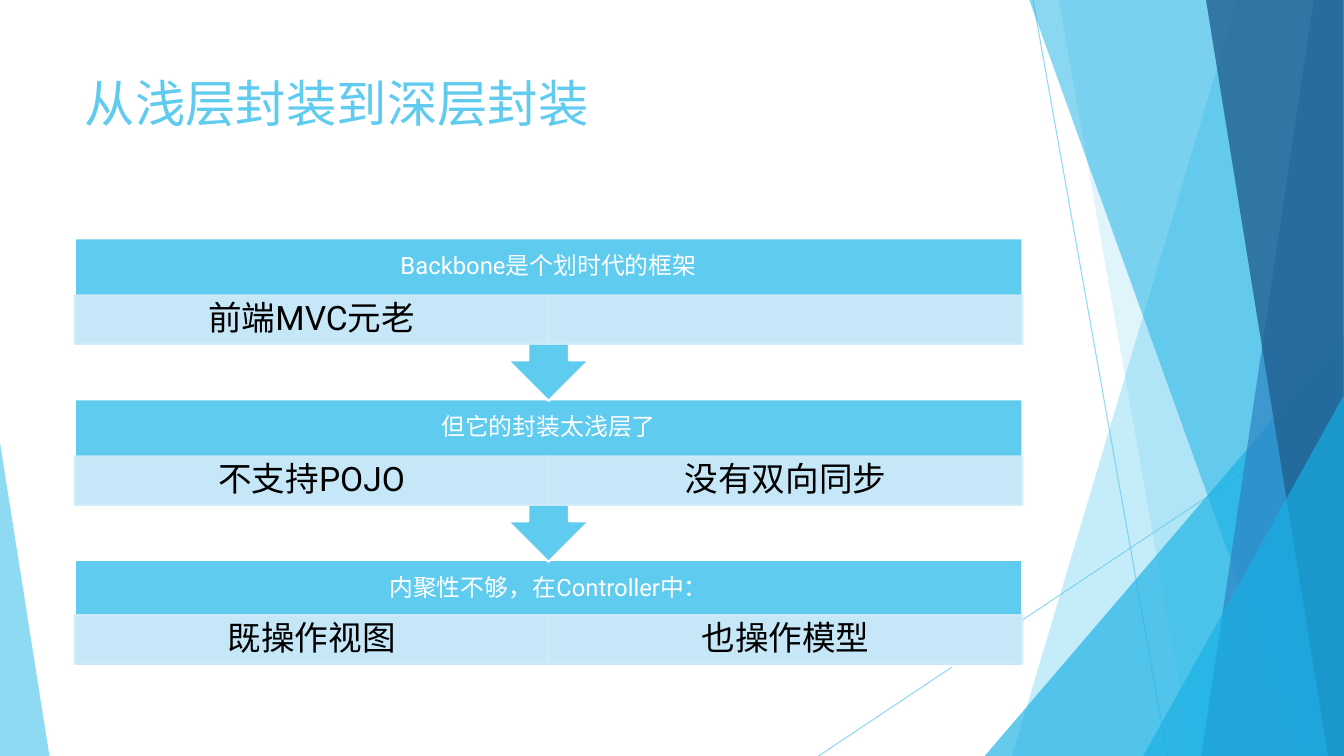
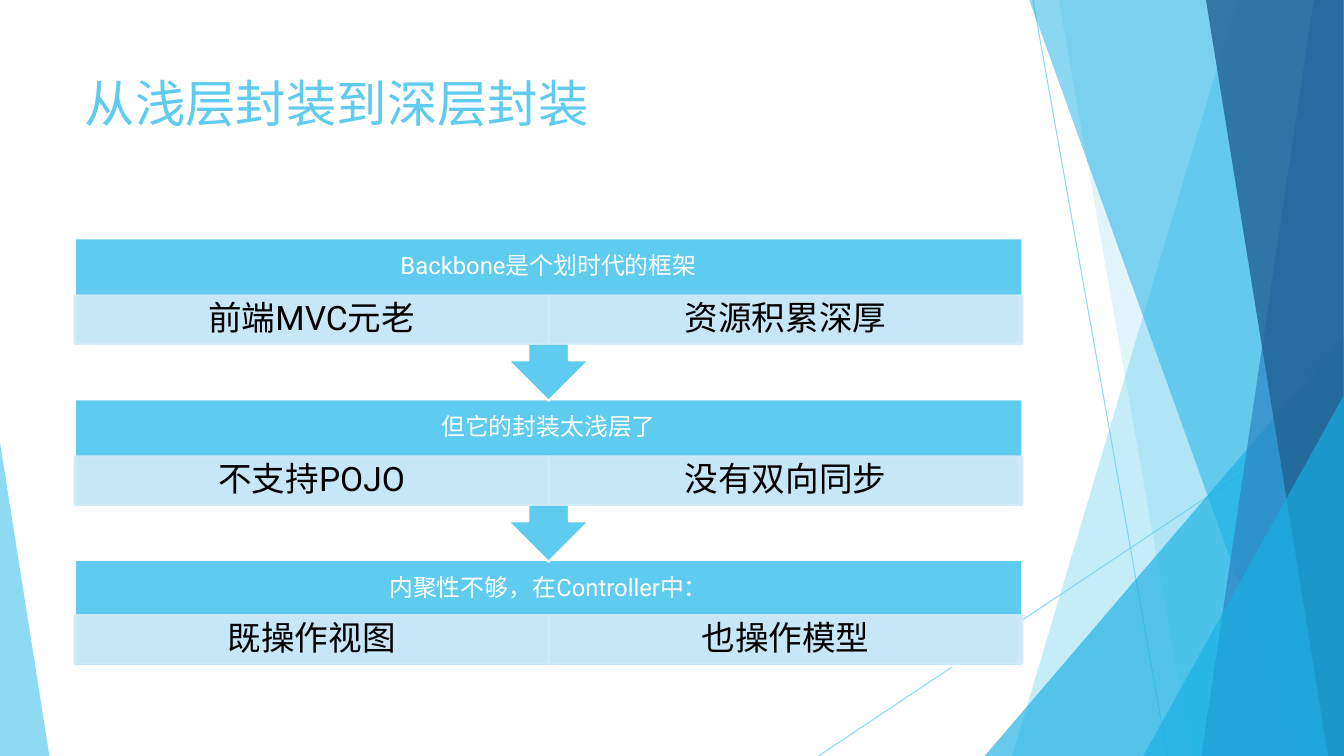
Before and after one commit to jingyanjiaoliu/others, a slide deck: slide 2 of Backbone&Chaplin程序员的Angular指南.pptx. Drawn at 1344x756 pixels with LibreOffice and Linux fonts; fonts in the diff are those of the drawing. Boxes give left, top, right and bottom in pixels: in the first picture for what was removed or moved away, otherwise in the second. Text is boxed around its words. In the diff, an @@ line names an element or a change of style, - is before the commit and + after.

```diff
--- a/Backbone&Chaplin程序员的Angular指南.pptx
+++ b/Backbone&Chaplin程序员的Angular指南.pptx
@@ text added at (x1=685, y1=302, x2=887, y2=333), 24 pt, text #000000 @@
+资源积累深厚
```
Also in this commit, not shown: 1 slide added, 1 other file.
